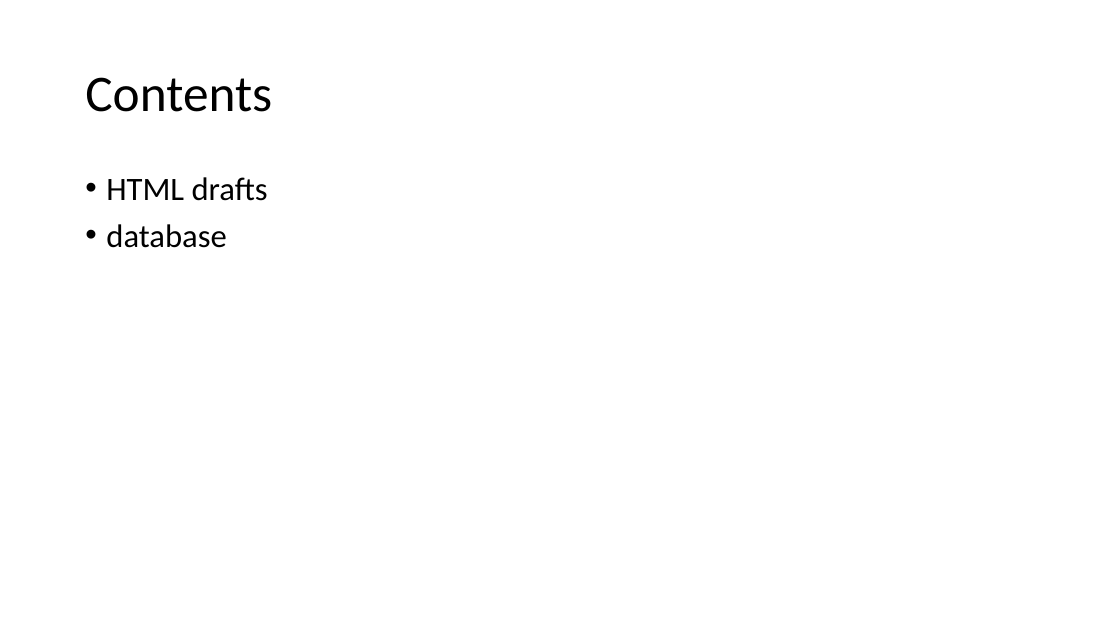
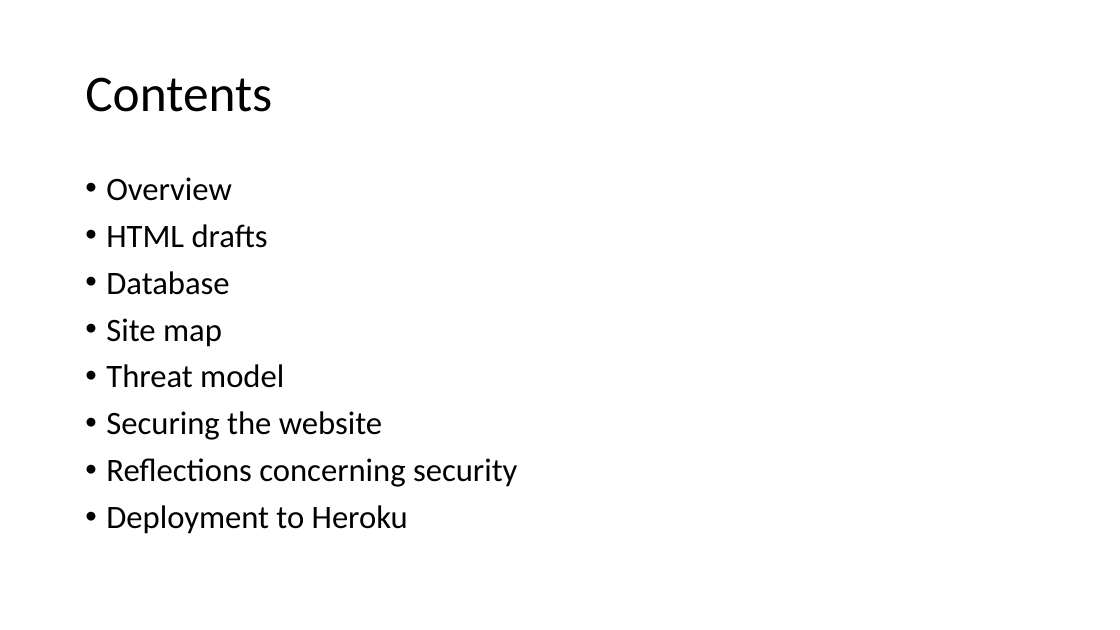
Before and after one commit to jkunnas58/dat250_netbank_fall_2020, a slide deck: slide 2 of Project_report_group_9.pptx. Drawn at 1120x630 pixels with LibreOffice and Linux fonts; fonts in the diff are those of the drawing. Boxes give left, top, right and bottom in pixels: in the first picture for what was removed or moved away, otherwise in the second. Text is boxed around its words. In the diff, an @@ line names an element or a change of style, - is before the commit and + after.

```diff
--- a/Project_report_group_9.pptx
+++ b/Project_report_group_9.pptx
@@ text at (106, 177, 231, 201): paragraph added @@
+• Overview
@@ text at (106, 271, 517, 534): text changed @@
-• database
+• Database
+• Site map
+• Threat model
+• Securing the website
+• Reflections concerning security
+• Deployment to Heroku
```
Also in this commit, not shown: 2 other slides changed, 17 slides added, 1 other file.
